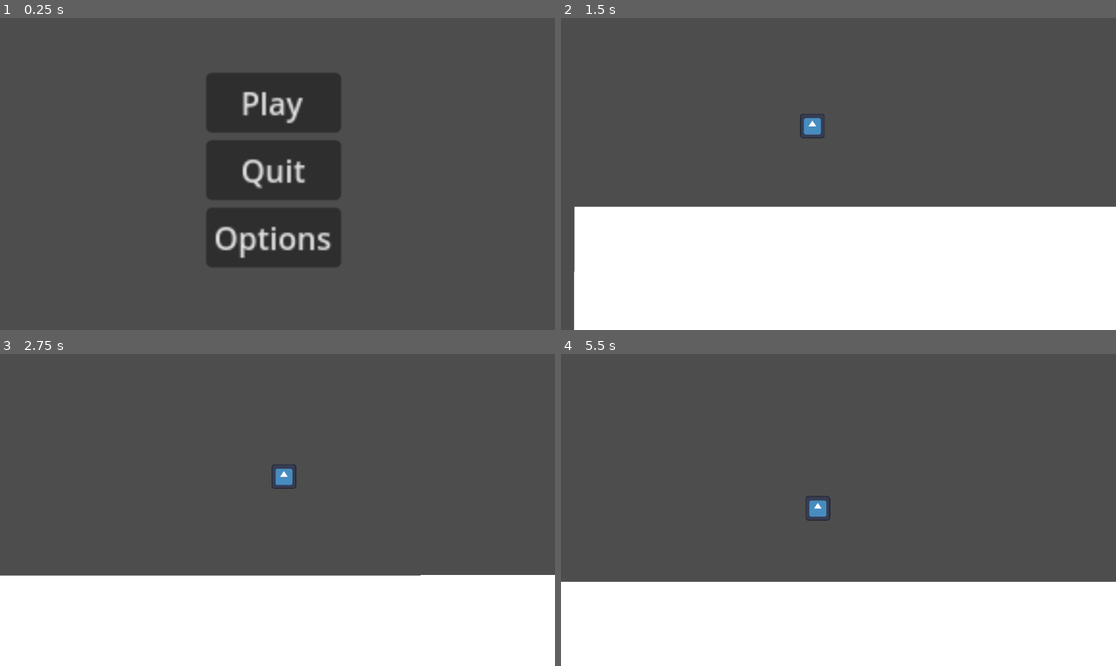
Above: before the commit, frames 1-4 (two rows, left to right).
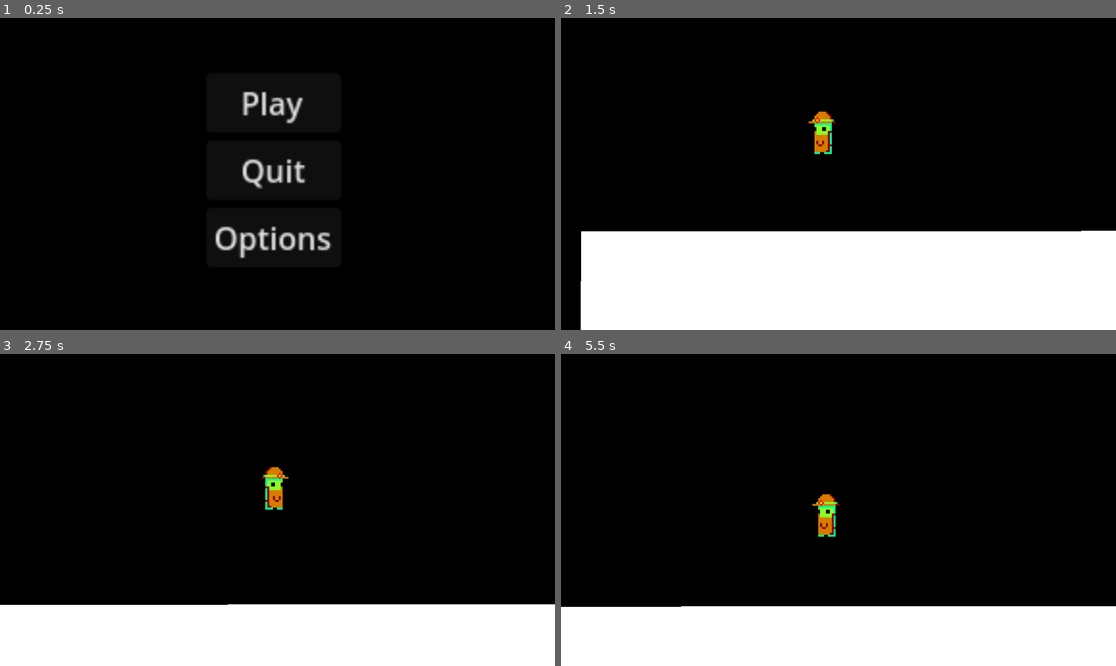
Above: after the commit, the same moments.

Repository: ruvinchoi/Capstone
Game: Godot game, scene res://scenes/menu.tscn
Same seed, same stepped clock (60 frames per second), same inputs: the game is played once before the commit and once after it. The engine's default icon, where the game draws it, is replaced by a stand-in: a white triangle on a blue panel in a dark square.
Inputs:
- Up to frame 1 (0.25 s): no input
- Up to frame 2 (1.5 s): click "Play" at 0.5 s; tap Enter (ui_accept) at 1.25 s; tap A (a) at 1.35 s
- Up to frame 3 (2.75 s): tap Enter (ui_accept) at 1.52, 1.82, 2.27, 2.3, 2.57 s; tap D (d) at 1.55, 2.1 s
- Up to frame 4 (5.5 s): tap Enter (ui_accept) at 2.85, 3.77, 4.07, 4.52, 4.55, 4.82, 5.27 s; tap A (a) at 3.05, 3.6, 5.3 s; tap D (d) at 3.8, 4.35 s; tap Shift (shift) at 5.1 s

The runs differ from the first frame. In frame 1, 98% of the frame differs, in the area x 0-100%, y 0-100%; in frame 2, 70%; in frame 3, 80%; in frame 4, 81%.

Commit message:
coyote time and assets

Diff:
--- /dev/null
+++ b/Area2D.gd
@@ -0,0 +1,7 @@
+extends Area2D
+
+@onready var polygon_2d = $Polygon2D
+@onready var collision_polygon_2d = $CollisionPolygon2D
+
+func _ready():
+	polygon_2d.polygon = collision_polygon_2d.polygon
--- a/project.godot
+++ b/project.godot
@@ -55,3 +55,4 @@
 [rendering]
 
 renderer/rendering_method="mobile"
+environment/defaults/default_clear_color=Color(0, 0, 0, 1)
--- a/scenes/Player.tscn
+++ b/scenes/Player.tscn
@@ -1,15 +1,183 @@
-[gd_scene load_steps=5 format=3 uid="uid://b56ny1rlff8vh"]
-
-[ext_resource type="Texture2D" uid="uid://cb6psvcv0l4v" path="res://assets/icon.svg" id="1_5s8aw"]
+[gd_scene load_steps=29 format=3 uid="uid://b56ny1rlff8vh"]
+
 [ext_resource type="Script" path="res://scripts/Player.gd" id="1_g04ia"]
+[ext_resource type="Texture2D" uid="uid://d3opa5wt7we2j" path="res://assets/player idle.png" id="2_aci40"]
+[ext_resource type="Texture2D" uid="uid://bdy1t0jkkwqhy" path="res://assets/player jump.png" id="3_7d3lk"]
+[ext_resource type="Texture2D" uid="uid://bp5bh7r3fl8ao" path="res://assets/player run.png" id="4_n8xkc"]
 
 [sub_resource type="RectangleShape2D" id="RectangleShape2D_qlvdj"]
-size = Vector2(124, 121)
+size = Vector2(90, 250)
 
 [sub_resource type="RectangleShape2D" id="RectangleShape2D_kv5j3"]
 size = Vector2(93.5, 140)
 
+[sub_resource type="AtlasTexture" id="AtlasTexture_67kyd"]
+atlas = ExtResource("2_aci40")
+region = Rect2(0, 0, 320, 320)
+
+[sub_resource type="AtlasTexture" id="AtlasTexture_oxh50"]
+atlas = ExtResource("2_aci40")
+region = Rect2(320, 0, 320, 320)
+
+[sub_resource type="AtlasTexture" id="AtlasTexture_qd7pf"]
+atlas = ExtResource("2_aci40")
+region = Rect2(640, 0, 320, 320)
+
+[sub_resource type="AtlasTexture" id="AtlasTexture_rtpi4"]
+atlas = ExtResource("2_aci40")
+region = Rect2(0, 320, 320, 320)
+
+[sub_resource type="AtlasTexture" id="AtlasTexture_41ciu"]
+atlas = ExtResource("2_aci40")
+region = Rect2(320, 320, 320, 320)
+
+[sub_resource type="AtlasTexture" id="AtlasTexture_qr5gu"]
+atlas = ExtResource("2_aci40")
+region = Rect2(640, 320, 320, 320)
+
+[sub_resource type="AtlasTexture" id="AtlasTexture_svirt"]
+atlas = ExtResource("2_aci40")
+region = Rect2(0, 640, 320, 320)
+
+[sub_resource type="AtlasTexture" id="AtlasTexture_2yo7b"]
+atlas = ExtResource("2_aci40")
+region = Rect2(320, 640, 320, 320)
+
+[sub_resource type="AtlasTexture" id="AtlasTexture_rg266"]
+atlas = ExtResource("2_aci40")
+region = Rect2(640, 640, 320, 320)
+
+[sub_resource type="AtlasTexture" id="AtlasTexture_jcvtn"]
+atlas = ExtResource("2_aci40")
+region = Rect2(0, 960, 320, 320)
+
+[sub_resource type="AtlasTexture" id="AtlasTexture_2uyuk"]
+atlas = ExtResource("2_aci40")
+region = Rect2(320, 960, 320, 320)
+
+[sub_resource type="AtlasTexture" id="AtlasTexture_a66pb"]
+atlas = ExtResource("2_aci40")
+region = Rect2(640, 960, 320, 320)
+
+[sub_resource type="AtlasTexture" id="AtlasTexture_biivi"]
+atlas = ExtResource("3_7d3lk")
+region = Rect2(0, 0, 320, 320)
+
+[sub_resource type="AtlasTexture" id="AtlasTexture_c40od"]
+atlas = ExtResource("4_n8xkc")
+region = Rect2(0, 0, 320, 320)
+
+[sub_resource type="AtlasTexture" id="AtlasTexture_0x1ff"]
+atlas = ExtResource("4_n8xkc")
+region = Rect2(320, 0, 320, 320)
+
+[sub_resource type="AtlasTexture" id="AtlasTexture_p6mo0"]
+atlas = ExtResource("4_n8xkc")
+region = Rect2(640, 0, 320, 320)
+
+[sub_resource type="AtlasTexture" id="AtlasTexture_djjcd"]
+atlas = ExtResource("4_n8xkc")
+region = Rect2(0, 320, 320, 320)
+
+[sub_resource type="AtlasTexture" id="AtlasTexture_4u65j"]
+atlas = ExtResource("4_n8xkc")
+region = Rect2(320, 320, 320, 320)
+
+[sub_resource type="AtlasTexture" id="AtlasTexture_jekxs"]
+atlas = ExtResource("4_n8xkc")
+region = Rect2(640, 320, 320, 320)
+
+[sub_resource type="AtlasTexture" id="AtlasTexture_nvvyr"]
+atlas = ExtResource("4_n8xkc")
+region = Rect2(0, 640, 320, 320)
+
+[sub_resource type="AtlasTexture" id="AtlasTexture_relee"]
+atlas = ExtResource("4_n8xkc")
+region = Rect2(320, 640, 320, 320)
+
+[sub_resource type="SpriteFrames" id="SpriteFrames_5y4pt"]
+animations = [{
+"frames": [{
+"duration": 1.0,
+"texture": SubResource("AtlasTexture_67kyd")
+}, {
+"duration": 1.0,
+"texture": SubResource("AtlasTexture_oxh50")
+}, {
+"duration": 1.0,
+"texture": SubResource("AtlasTexture_qd7pf")
+}, {
+"duration": 1.0,
+"texture": SubResource("AtlasTexture_rtpi4")
+}, {
+"duration": 1.0,
+"texture": SubResource("AtlasTexture_41ciu")
+}, {
+"duration": 1.0,
+"texture": SubResource("AtlasTexture_qr5gu")
+}, {
+"duration": 1.0,
+"texture": SubResource("AtlasTexture_svirt")
+}, {
+"duration": 1.0,
+"texture": SubResource("AtlasTexture_2yo7b")
+}, {
+"duration": 1.0,
+"texture": SubResource("AtlasTexture_rg266")
+}, {
+"duration": 1.0,
+"texture": SubResource("AtlasTexture_jcvtn")
+}, {
+"duration": 1.0,
+"texture": SubResource("AtlasTexture_2uyuk")
+}, {
+"duration": 1.0,
+"texture": SubResource("AtlasTexture_a66pb")
+}],
+"loop": true,
+"name": &"idle",
+"speed": 12.0
+}, {
+"frames": [{
+"duration": 1.0,
+"texture": SubResource("AtlasTexture_biivi")
+}],
+"loop": true,
+"name": &"jump",
+"speed": 12.0
+}, {
+"frames": [{
+"duration": 1.0,
+"texture": SubResource("AtlasTexture_c40od")
+}, {
+"duration": 1.0,
+"texture": SubResource("AtlasTexture_0x1ff")
+}, {
+"duration": 1.0,
+"texture": SubResource("AtlasTexture_p6mo0")
+}, {
+"duration": 1.0,
+"texture": SubResource("AtlasTexture_djjcd")
+}, {
+"duration": 1.0,
+"texture": SubResource("AtlasTexture_4u65j")
+}, {
+"duration": 1.0,
+"texture": SubResource("AtlasTexture_jekxs")
+}, {
+"duration": 1.0,
+"texture": SubResource("AtlasTexture_nvvyr")
+}, {
+"duration": 1.0,
+"texture": SubResource("AtlasTexture_relee")
+}],
+"loop": true,
+"name": &"run",
+"speed": 12.0
+}]
+
 [node name="CharacterBody2D" type="CharacterBody2D" groups=["player"]]
+scale = Vector2(0.2, 0.2)
 collision_layer = 3
 collision_mask = 3
 script = ExtResource("1_g04ia")
@@ -17,17 +185,23 @@
 [node name="Node2D" type="Node2D" parent="."]
 
 [node name="CollisionShape2D" type="CollisionShape2D" parent="."]
-position = Vector2(-1, 5.5)
+position = Vector2(-9.99999, 10)
 shape = SubResource("RectangleShape2D_qlvdj")
 
-[node name="Icon" type="Sprite2D" parent="."]
-position = Vector2(0, 7)
-texture = ExtResource("1_5s8aw")
-
 [node name="Area2D" type="Area2D" parent="."]
 
 [node name="CollisionShape2D" type="CollisionShape2D" parent="Area2D"]
-position = Vector2(0, 24)
+position = Vector2(-5, 130)
 shape = SubResource("RectangleShape2D_kv5j3")
 
+[node name="AnimatedSprite2D" type="AnimatedSprite2D" parent="."]
+position = Vector2(4.99997, -5)
+sprite_frames = SubResource("SpriteFrames_5y4pt")
+animation = &"jump"
+autoplay = "idle"
+
+[node name="coyoteTimer" type="Timer" parent="."]
+wait_time = 0.35
+one_shot = true
+
 [connection signal="area_entered" from="Area2D" to="." method="_on_area_2d_area_entered"]
--- a/scenes/pelevate.tscn
+++ b/scenes/pelevate.tscn
@@ -1,27 +1,20 @@
-[gd_scene load_steps=5 format=3 uid="uid://bag0gc7xqjy6q"]
+[gd_scene load_steps=4 format=3 uid="uid://bag0gc7xqjy6q"]
 
 [ext_resource type="Script" path="res://scripts/pelevate.gd" id="1_bk7tw"]
-[ext_resource type="Texture2D" uid="uid://dy72iqiygqa2w" path="res://icon.svg" id="2_uyhrw"]
+[ext_resource type="Texture2D" uid="uid://c3ojv3m0bdeml" path="res://assets/platform(1).png" id="2_aoc5y"]
 
-[sub_resource type="RectangleShape2D" id="RectangleShape2D_q5qoi"]
-size = Vector2(41.9593, 14.9537)
-
-[sub_resource type="RectangleShape2D" id="RectangleShape2D_tw6s1"]
-size = Vector2(20, 157.778)
+[sub_resource type="CircleShape2D" id="CircleShape2D_apbfn"]
+radius = 8.09202
 
 [node name="AnimatableBody2D" type="AnimatableBody2D"]
+z_index = -1
 scale = Vector2(4.36, 0.36)
 script = ExtResource("1_bk7tw")
 
-[node name="ColorRect" type="ColorRect" parent="."]
-offset_right = 40.0
-offset_bottom = 40.0
-scale = Vector2(1, 44.6667)
-
-[node name="CollisionShape2D" type="CollisionShape2D" parent="." groups=["platform"]]
-position = Vector2(20.3889, 897.222)
-scale = Vector2(0.960911, 120)
-shape = SubResource("RectangleShape2D_q5qoi")
+[node name="Sprite2D" type="Sprite2D" parent="."]
+position = Vector2(22.7064, 1430.56)
+scale = Vector2(0.234127, 3.32039)
+texture = ExtResource("2_aoc5y")
 
 [node name="wait" type="Timer" parent="."]
 wait_time = 3.25
@@ -32,13 +25,13 @@
 collision_mask = 2
 
 [node name="CollisionShape2D" type="CollisionShape2D" parent="Area2D"]
-position = Vector2(18.8073, -71.1111)
-shape = SubResource("RectangleShape2D_tw6s1")
+position = Vector2(20.4128, -141.667)
+scale = Vector2(0.93578, 11.2222)
+shape = SubResource("CircleShape2D_apbfn")
 
-[node name="Sprite2D" type="Sprite2D" parent="Area2D"]
-position = Vector2(19.0367, -52.7778)
-scale = Vector2(0.0788776, 1)
-texture = ExtResource("2_uyhrw")
+[node name="CollisionPolygon2D" type="CollisionPolygon2D" parent="."]
+build_mode = 1
+polygon = PackedVector2Array(19.9541, -16.6667, 36.4679, -11.1111, 37.3853, 180.556, 44.0367, 197.222, 44.9541, 650, 46.3303, 1055.56, 50.6881, 1136.11, 46.789, 1152.78, 46.3303, 1519.44, 46.789, 1836.11, 47.9358, 2150, 47.9358, 2425, 49.7706, 2550, 41.7431, 2677.78, 26.1468, 2763.89, 13.7615, 2758.33, 0, 2711.11, 0.458716, 2258.33, -1.83486, 1561.11, -4.12844, 1438.89, -3.21101, 1255.56, 1.37615, 1125, -1.83486, 997.222, 1.37615, 822.222, 1.37615, 672.222, -3.66972, 666.667, -2.75229, 563.889, -4.12844, 494.444, -5.50459, 422.222, -4.81651, 347.222, -4.58716, 311.111, -4.58716, 150, 1.83486, -2.77778)
 
 [connection signal="timeout" from="wait" to="." method="_on_wait_timeout"]
 [connection signal="body_entered" from="Area2D" to="." method="_on_area_2d_body_entered"]
--- /dev/null
+++ b/scenes/puzzle_1_1.tscn
@@ -0,0 +1,3 @@
+[gd_scene format=3 uid="uid://dpaug5d7ca2vk"]
+
+[node name="puzzle 1_1" type="Node2D"]
--- a/scenes/world.tscn
+++ b/scenes/world.tscn
@@ -1,63 +1,9 @@
-[gd_scene load_steps=13 format=3 uid="uid://ckawfpdlw8bi1"]
+[gd_scene load_steps=9 format=3 uid="uid://ckawfpdlw8bi1"]
 
 [ext_resource type="Script" path="res://scripts/StaticBody2D.gd" id="1_od56n"]
 [ext_resource type="PackedScene" uid="uid://b56ny1rlff8vh" path="res://scenes/Player.tscn" id="2_ok5ji"]
 [ext_resource type="PackedScene" uid="uid://bag0gc7xqjy6q" path="res://scenes/pelevate.tscn" id="3_4fn2g"]
 [ext_resource type="Texture2D" uid="uid://dy72iqiygqa2w" path="res://icon.svg" id="5_k4e4c"]
-
-[sub_resource type="Animation" id="Animation_plunn"]
-length = 0.001
-tracks/0/type = "value"
-tracks/0/imported = false
-tracks/0/enabled = true
-tracks/0/path = NodePath(".:position")
-tracks/0/interp = 1
-tracks/0/loop_wrap = true
-tracks/0/keys = {
-"times": PackedFloat32Array(0),
-"transitions": PackedFloat32Array(1),
-"update": 0,
-"values": [Vector2(-544, -582)]
-}
-
-[sub_resource type="Animation" id="Animation_eu7ct"]
-resource_name = "down"
-length = 2.0
-tracks/0/type = "value"
-tracks/0/imported = false
-tracks/0/enabled = true
-tracks/0/path = NodePath(".:position")
-tracks/0/interp = 1
-tracks/0/loop_wrap = true
-tracks/0/keys = {
-"times": PackedFloat32Array(0, 2),
-"transitions": PackedFloat32Array(1, 1),
-"update": 0,
-"values": [Vector2(-544, -850), Vector2(-544, -582)]
-}
-
-[sub_resource type="Animation" id="Animation_rs6mg"]
-resource_name = "up"
-length = 2.0
-tracks/0/type = "value"
-tracks/0/imported = false
-tracks/0/enabled = true
-tracks/0/path = NodePath(".:position")
-tracks/0/interp = 1
-tracks/0/loop_wrap = true
-tracks/0/keys = {
-"times": PackedFloat32Array(0, 2),
-"transitions": PackedFloat32Array(1, 1),
-"update": 0,
-"values": [Vector2(-544, -582), Vector2(-544, -850)]
-}
-
-[sub_resource type="AnimationLibrary" id="AnimationLibrary_rpnf6"]
-_data = {
-"RESET": SubResource("Animation_plunn"),
-"down": SubResource("Animation_eu7ct"),
-"up": SubResource("Animation_rs6mg")
-}
 
 [sub_resource type="Animation" id="Animation_dw1lu"]
 length = 0.001
@@ -125,14 +71,12 @@
 
 [node name="CharacterBody2D" parent="." instance=ExtResource("2_ok5ji")]
 position = Vector2(-1471, -249)
-scale = Vector2(0.2, 0.2)
 floor_snap_length = 2.5
 
-[node name="Camera2D" type="Camera2D" parent="CharacterBody2D"]
+[node name="Camera2D2" type="Camera2D" parent="CharacterBody2D"]
 position = Vector2(14.9999, 15)
 zoom = Vector2(2, 2)
 position_smoothing_enabled = true
-position_smoothing_speed = 2.0
 
 [node name="Icon" type="Sprite2D" parent="."]
 z_index = -2
@@ -141,14 +85,6 @@
 texture = ExtResource("5_k4e4c")
 
 [node name="elevators" type="Node" parent="."]
-
-[node name="eleav 1" parent="elevators" instance=ExtResource("3_4fn2g")]
-position = Vector2(-544, -582)
-
-[node name="AnimationPlayer" type="AnimationPlayer" parent="elevators/eleav 1"]
-libraries = {
-"": SubResource("AnimationLibrary_rpnf6")
-}
 
 [node name="elev 2" parent="elevators" instance=ExtResource("3_4fn2g")]
 position = Vector2(-799, -198)
--- a/scripts/Player.gd
+++ b/scripts/Player.gd
@@ -1,5 +1,7 @@
 extends CharacterBody2D
 #hello
+@onready var animated_sprite_2d = $AnimatedSprite2D
+@onready var coyote_timer = $coyoteTimer
 
 const SPEED = 450.0
 const JUMP_VELOCITY = -415.0
@@ -15,9 +17,12 @@
 	handleJump()
 	var direction = Input.get_axis("a", "d")
 	handlePlayerMovement(direction)
-
+	updateAnimation(direction)
+	var wasOnFloor = is_on_floor()
 	move_and_slide()
-
+	var justLeftFloor = wasOnFloor and not is_on_floor() and velocity.y >= 0
+	if justLeftFloor:
+		coyote_timer.start()
 
 
 func handleGravity(delta):
@@ -25,8 +30,9 @@
 		velocity.y += gravity * delta
 
 func handleJump():
-	if Input.is_action_just_pressed("ui_accept") and is_on_floor():
-		velocity.y = JUMP_VELOCITY
+	if is_on_floor() or coyote_timer.time_left > 0.0:
+		if Input.is_action_just_pressed("ui_accept"):
+			velocity.y = JUMP_VELOCITY
 
 func handlePlayerMovement(direction):
 	if direction:
@@ -37,3 +43,12 @@
 func _on_area_2d_area_entered(body):
 	if body.is_in_group("platform"):
 		onPlatform = true
+
+func updateAnimation(input_axis):
+	if input_axis != 0:
+		animated_sprite_2d.flip_h = (input_axis<0)
+		animated_sprite_2d.play("run")
+	else:
+		animated_sprite_2d.play("idle")
+	if not is_on_floor():
+		animated_sprite_2d.play("jump")
Binary file added: assets/platform(1).png
Not shown, added: assets/platform(1).png.import
Binary file added: assets/player idle.png
Not shown, added: assets/player idle.png.import
Binary file added: assets/player jump.png
Not shown, added: assets/player jump.png.import
Binary file added: assets/player run.png
Not shown, added: assets/player run.png.import
